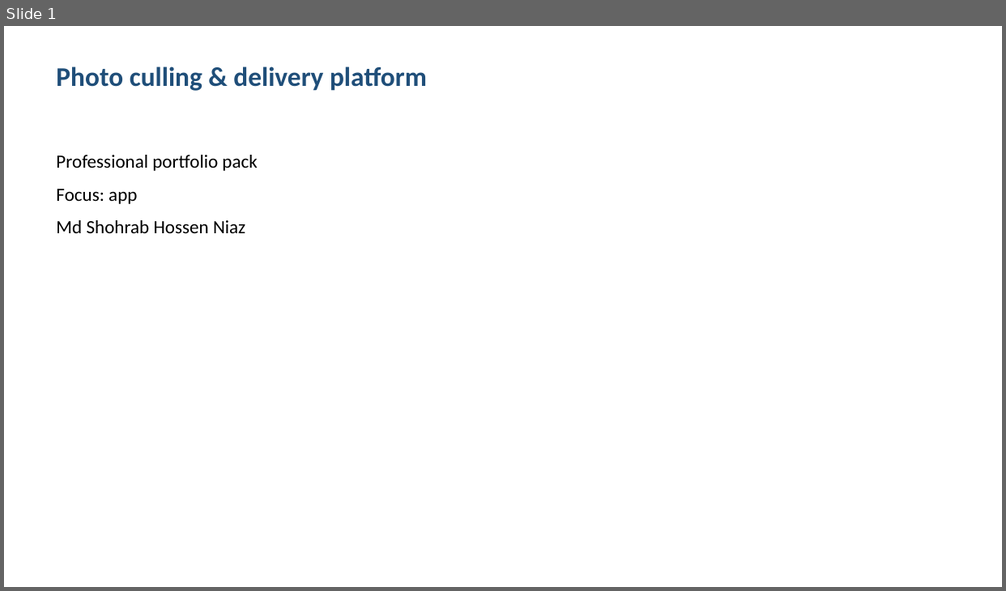
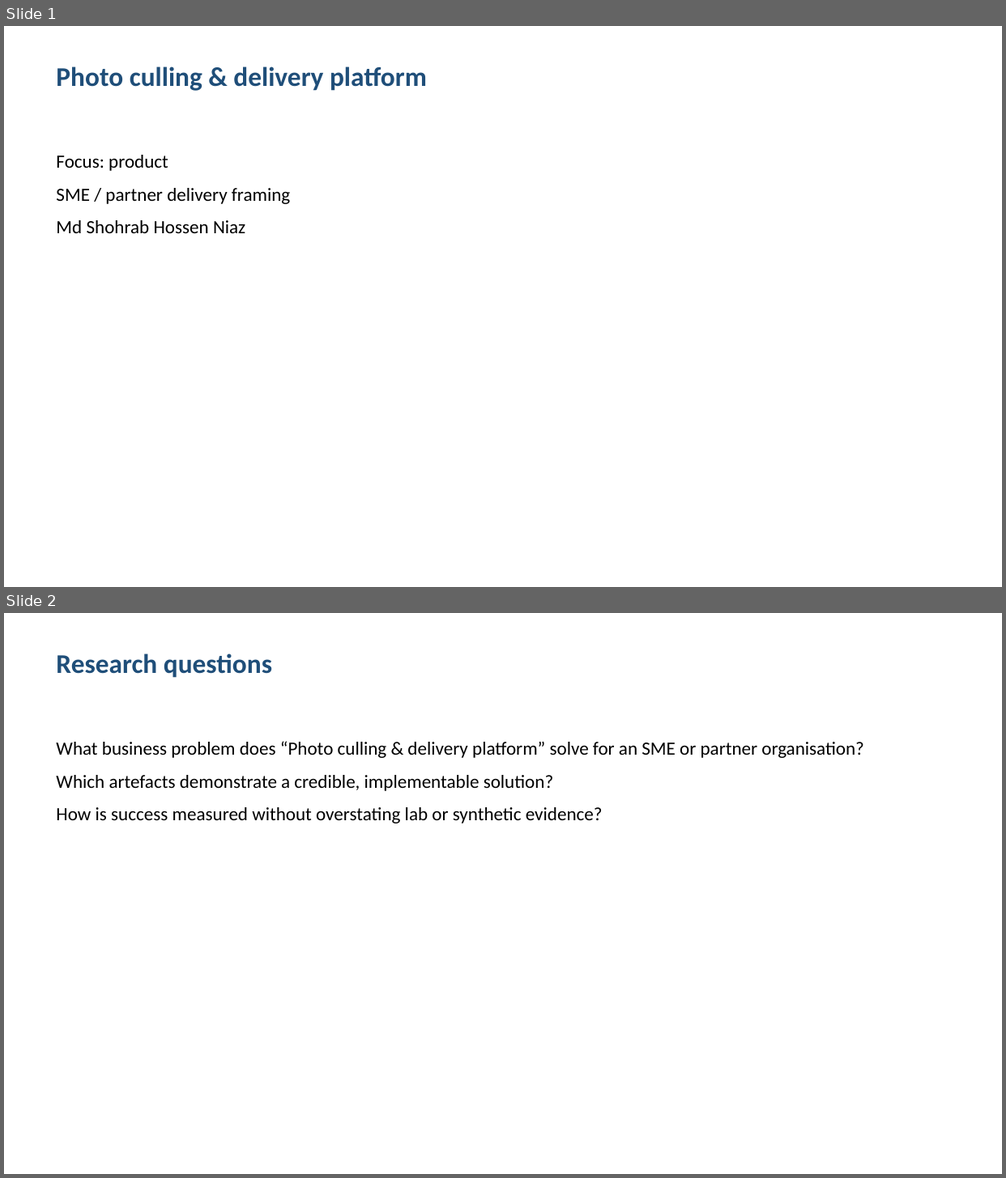
Before and after one commit to shohrabniaz/photo-culling-delivery-platform, a slide deck: Final_Submission/02_Presentation.pptx. Shown one above the other, each under a label of ours: slide 1 before the commit, slides 1 and 2 after it. The pictures are 1006x591 and 1006x1178 pixels, drawn with LibreOffice and Linux fonts; fonts in the diff are those of the drawing. Boxes give left, top, right and bottom in pixels: in the first picture for what was removed or moved away, otherwise in the second. Text is boxed around its words. In the diff, an @@ line names an element or a change of style, - is before the commit and + after.

Commit message:
Polish portfolio pack for professional showcase readiness.

```diff
--- a/Final_Submission/02_Presentation.pptx
+++ b/Final_Submission/02_Presentation.pptx
@@ slide 2 added at <box>4,613,1002,1174</box>, background #FFFFFF @@
@@ text added at <box>56,653,272,678</box>, 26 pt, text #1F4E79, bold @@
+Research questions
@@ text added at <box>56,741,864,824</box>, 18 pt, text #000000 @@
+What business problem does “Photo culling & delivery platform” solve for an SME or partner organisation?
+Which artefacts demonstrate a credible, implementable solution?
+How is success measured without overstating lab or synthetic evidence?
@@ slide 1 changed as well @@
@@ text at <box>56,155,290,204</box>: text changed @@
-Professional portfolio pack
-Focus: app
+Focus: product
+SME / partner delivery framing
```
Also in this commit, not shown: 2 other slides changed, 1 slide removed, 12 other files.
